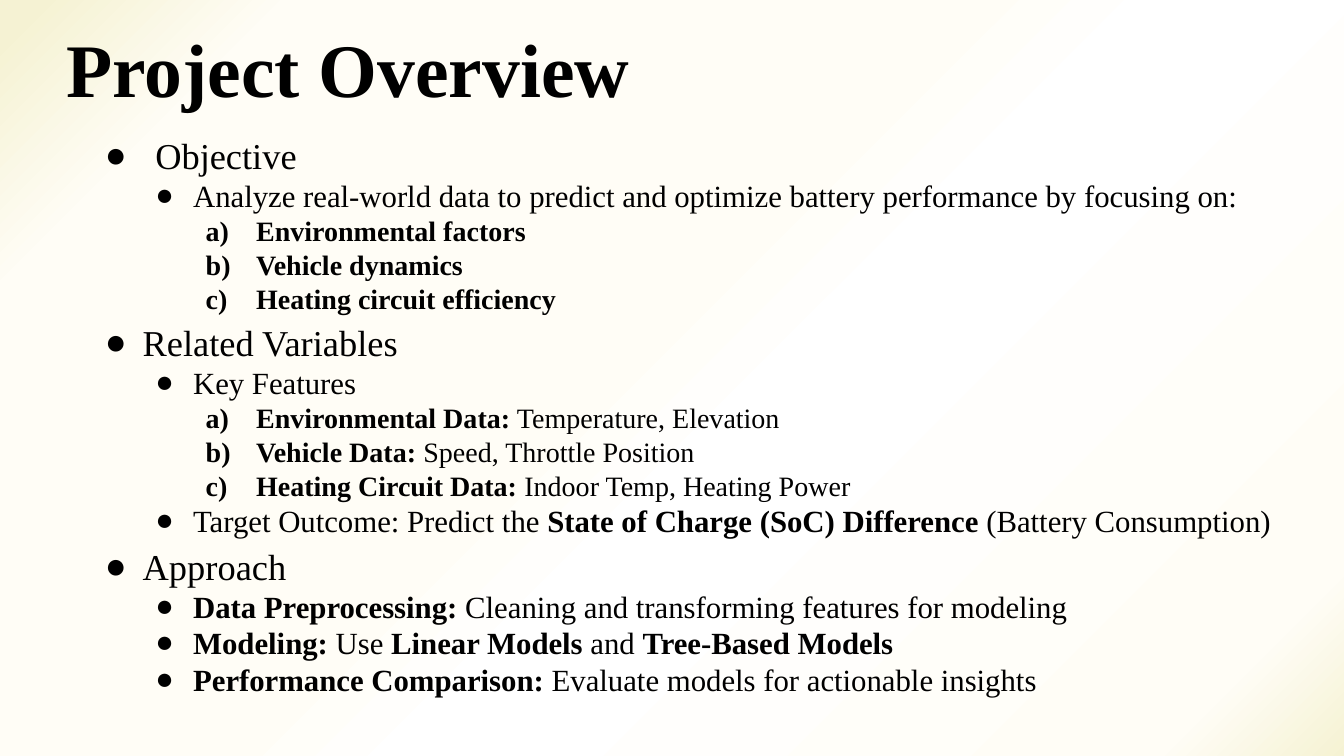
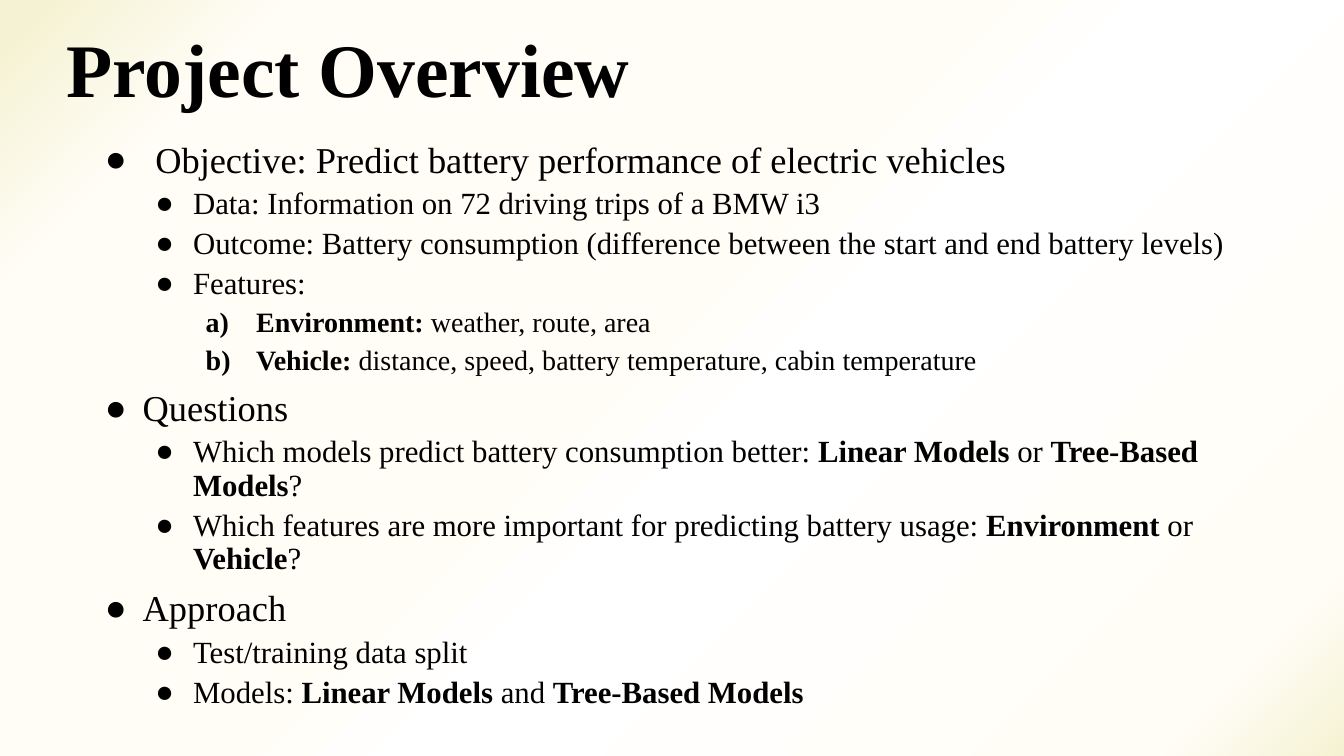
Before and after one commit to jshuang0520/final_project_602, a slide deck: slide 2 of Final Project/Final Project_group 8.pptx. Drawn at 1344x756 pixels with LibreOffice and Linux fonts; fonts in the diff are those of the drawing. Boxes give left, top, right and bottom in pixels: in the first picture for what was removed or moved away, otherwise in the second. Text is boxed around its words. In the diff, an @@ line names an element or a change of style, - is before the commit and + after.

```diff
--- a/Final Project/Final Project_group 8.pptx
+++ b/Final Project/Final Project_group 8.pptx
@@ subtitle at <box>143,147,1223,570</box>: text changed; size 20 to 22 pt @@
-● Objective
-  ● Analyze real-world data to predict and optimize battery performance by focusing on:
-    a) Environmental factors
-    b) Vehicle dynamics
-    c) Heating circuit efficiency
-● Related Variables
-  ● Key Features
-    a) Environmental Data: Temperature, Elevation
-    b) Vehicle Data: Speed, Throttle Position
-    c) Heating Circuit Data: Indoor Temp, Heating Power
-  ● Target Outcome: Predict the State of Charge (SoC) Difference (Battery Consumption)
+● Objective: Predict battery performance of electric vehicles
+  ● Data: Information on 72 driving trips of a BMW i3
+  ● Outcome: Battery consumption (difference between the start and end battery levels)
+  ● Features:
+    a) Environment: weather, route, area
+    b) Vehicle: distance, speed, battery temperature, cabin temperature
+● Questions
+  ● Which models predict battery consumption better: Linear Models or Tree-Based Models?
+  ● Which features are more important for predicting battery usage: Environment or Vehicle?
@@ subtitle at <box>143,595,287,628</box>: line spacing 0.8 to 0.9 @@
@@ subtitle at <box>193,641,804,704</box>: text changed @@
-  ● Data Preprocessing: Cleaning and transforming features for modeling
-  ● Modeling: Use Linear Models and Tree-Based Models
-  ● Performance Comparison: Evaluate models for actionable insights
+  ● Test/training data split
+  ● Models: Linear Models and Tree-Based Models
```
Also in this commit, not shown: 1 other slide changed, 1 slide added, 1 slide removed, 1 other file.
